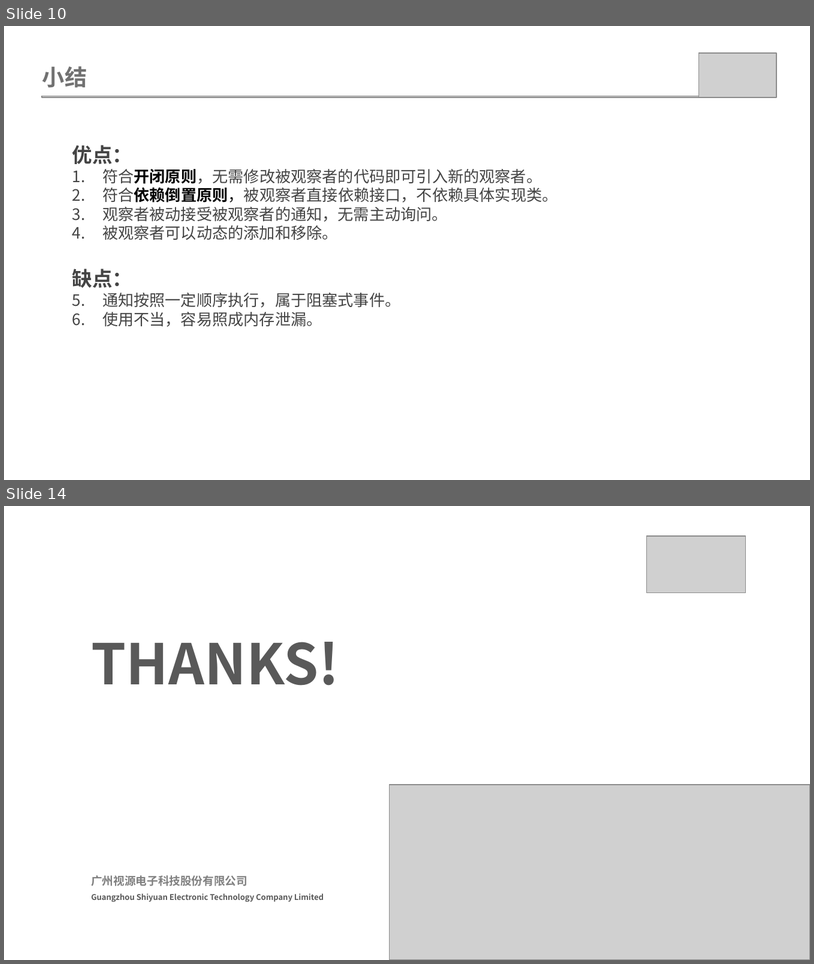
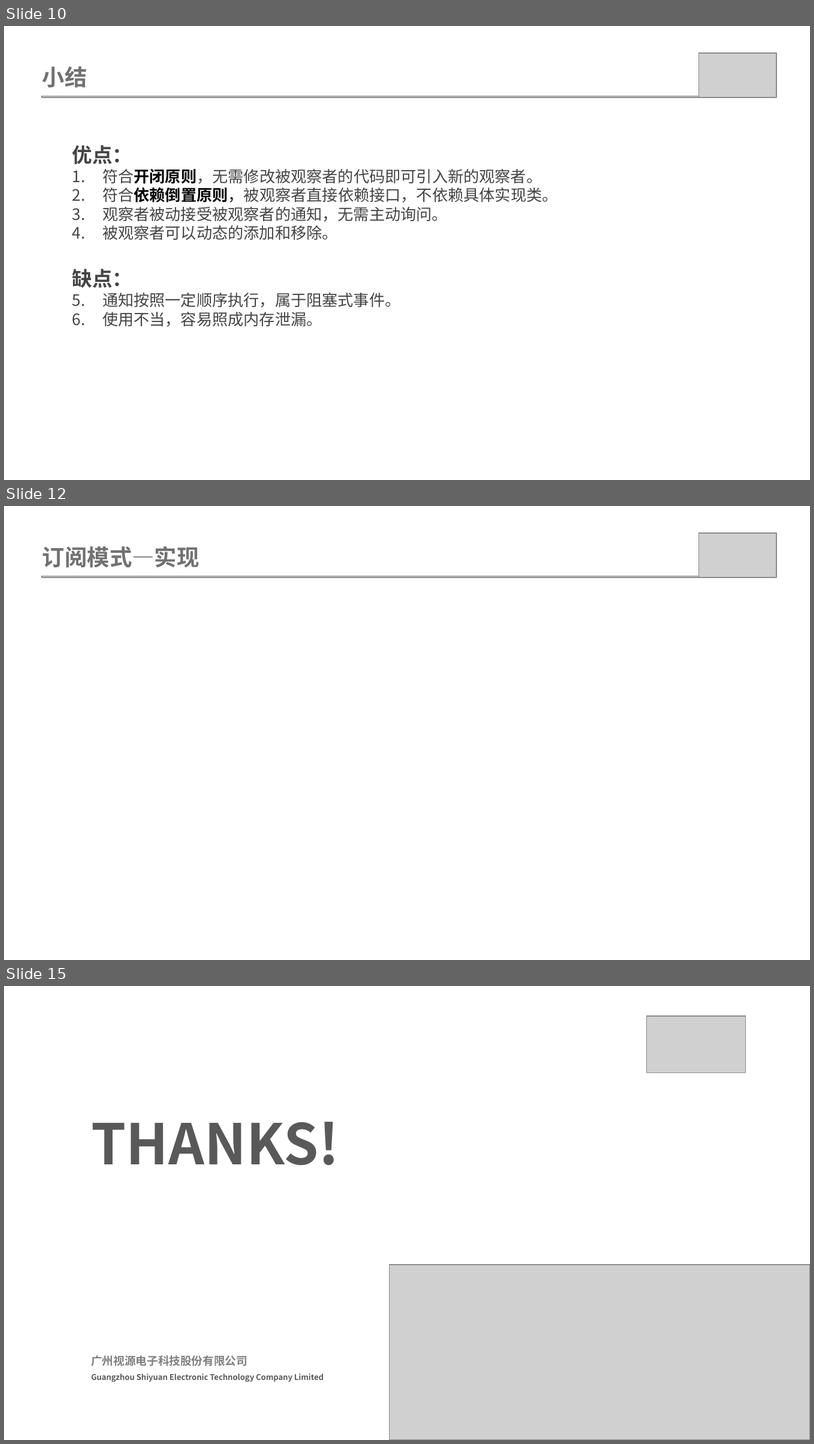
Before and after one commit to weiwangqiang/SharePPT, a slide deck: ObservableMode/观查者模式.pptx. Shown one above the other, each under a label of ours: slides 10 and 14 before the commit, slides 10, 12 and 15 after it; the slides between them are not shown. The pictures are 814x964 and 814x1444 pixels, drawn with LibreOffice and Linux fonts; fonts in the diff are those of the drawing; grey boxes stand for pictures. Boxes give left, top, right and bottom in pixels: in the first picture for what was removed or moved away, otherwise in the second. Text is boxed around its words. In the diff, an @@ line names an element or a change of style, - is before the commit and + after.

```diff
--- a/ObservableMode/观查者模式.pptx
+++ b/ObservableMode/观查者模式.pptx
@@ slide 12 added at <box>4,506,810,960</box>, background #FFFFFF @@
@@ picture added at <box>699,534,777,578</box> @@
@@ text added at <box>42,546,200,568</box>, 20 pt, text #717171, bold @@
+订阅模式—实现
@@ picture added at <box>42,576,773,578</box> @@
@@ what was slide 14 is now slide 15 @@
```
Also in this commit, not shown: 3 slides changed, 12 other files.
